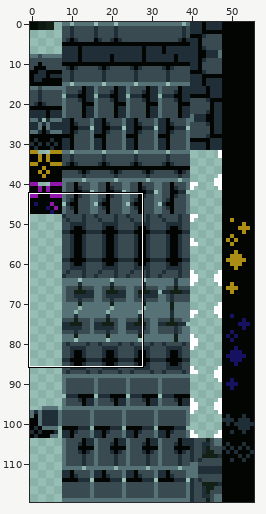
One commit to this sprite sheet: sprites/spr_library_foreground_tileset_1/5df16ced-cdd5-45dd-8b7f-25ed065bba6c.png. The first picture is a wide view before the edit; the outline marks the close-up.
Close-up. Before the commit:
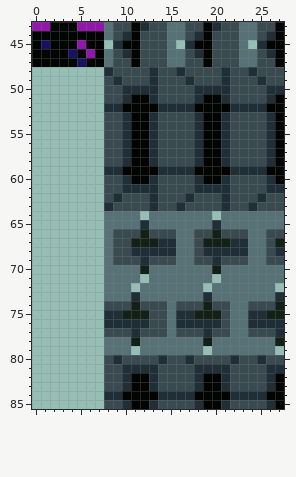
The file is 56x120 pixels. Shown: x 0..27, y 43..85.
Once edited:
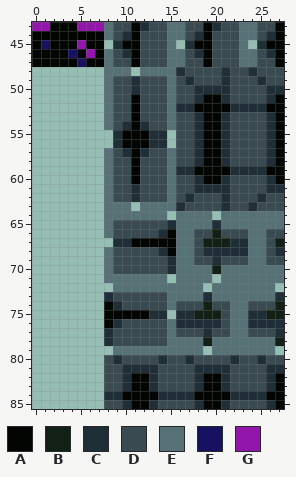
Palette (. is transparent): A #030503  B #132016  C #202e37  D #394a50  E #577277  F #171161  G #9216ab
The edit:
@@ x 6..17 @@
 47 AAEDDADDDEED
-48 ..CDDDDCDDCD
-49 ..DCDDDCDDDC
-50 ..DDCCCCDDDD
-51 ..DDCAACDDDD
-52 ..CCAAAACCCC
-53 ..DDCAACDDDD
-54 ..DDCAACDDDD
-55 ..DDCAACDDDD
-56 ..DDCAACDDDD
-57 ..DDCAACDDDD
-58 ..DDCAACDDDD
-59 ..CCAAAACCCC
-60 ..DDCAACDDDD
-61 ..DDCCCCDDDD
-62 ..DCDDDCDDDC
-63 ..CDDDDCDDCD
-64 ..EEEE.EEEEE
-65 ..EEEECEEEEE
-66 ..EDDDBDDDEE
-67 ..EDDBBBCCEE
-68 ..EDDCCCCCEE
-69 ..EDDDCDDDEE
-70 ..EEEEBEEEEE
-71 ..EEEE.EEEEE
-72 ..EEE.EEEEEE
-73 ..EEECEEEEEE
-74 ..DDDBDDDEDD
-75 ..CCBBBDDECC
-76 ..CCCCCDDECC
-77 ..DDDCDDDEDD
-78 ..EEEBEEEEEE
-79 ..EEE.EEEEEE
+48 ..EEE.EEEECD
+49 ..EDDCDDDEDC
+50 ..EDDCDDDEDD
+51 ..EDDADDDEDD
+52 ..EDDADDDECC
+53 ..EDDADDDEDD
+54 ..EDCACDDEDD
+55 ...CAAACC.DD
+56 ...CAAACC.DD
+57 ..EDCACDDEDD
+58 ..EDDADDDEDD
+59 ..EDDADDDECC
+60 ..EDDADDDEDD
+61 ..EDDCDDDEDD
+62 ..EDDCDDDEDC
+63 ..EEE.EEEECD
+64 ..EEEEEEE.EE
+65 ..EDDDDDDCEE
+66 ..EDDDDDCAEE
+67 ...CCAAAAAEE
+68 ..EDDDDDCAEE
+69 ..EDDDDDDCEE
+70 ..EDDDDDDCEE
+71 ..EEEEEEE.EE
+72 ...EEEEEEEEE
+73 ..CDDDDDDEEE
+74 ..ACDDDDDEDD
+75 ..AAAAACC.CC
+76 ..ACDDDDDECC
+77 ..CDDDDDDEDD
+78 ..CDDDDDDEEE
+79 ...EEEEEEEEE
 80 ..DCDDDDCDDC
Pixel boxes of the changes (left, top, right, bottom) in both close-ups:
changed: (104, 67, 176, 355)
